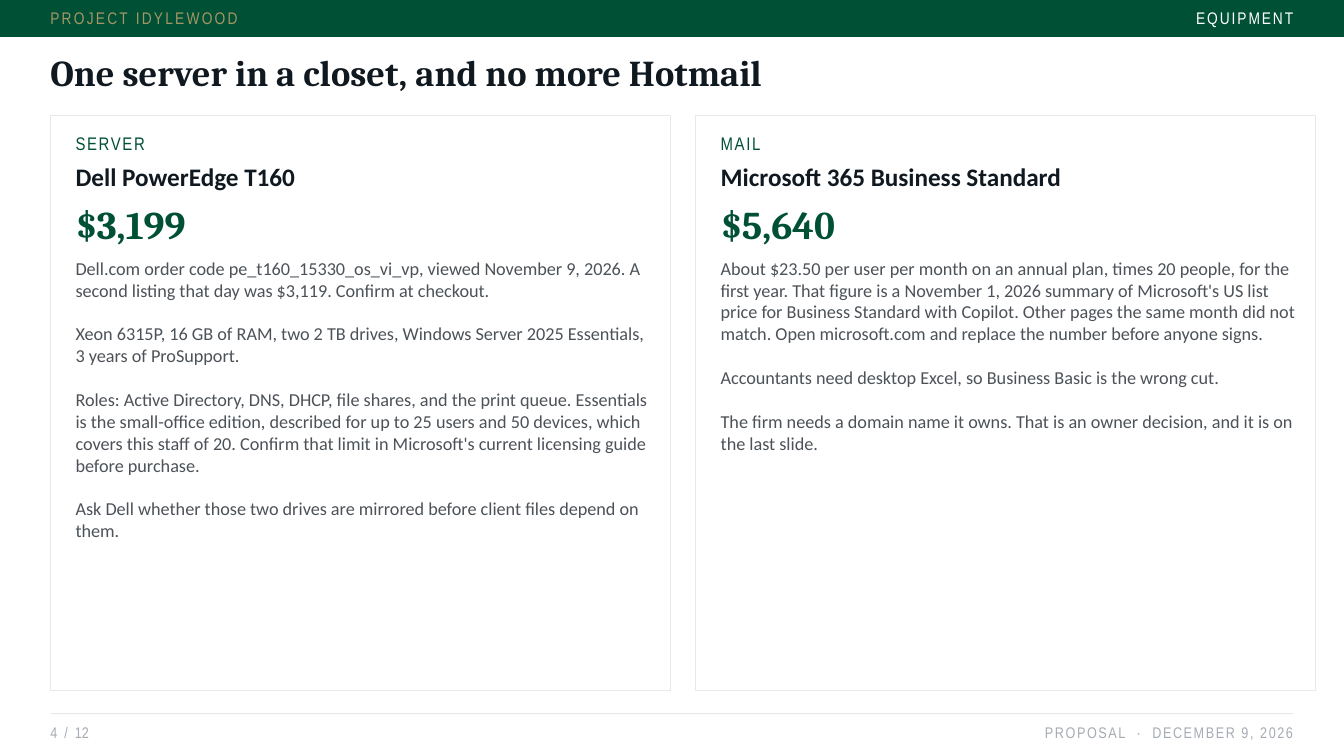
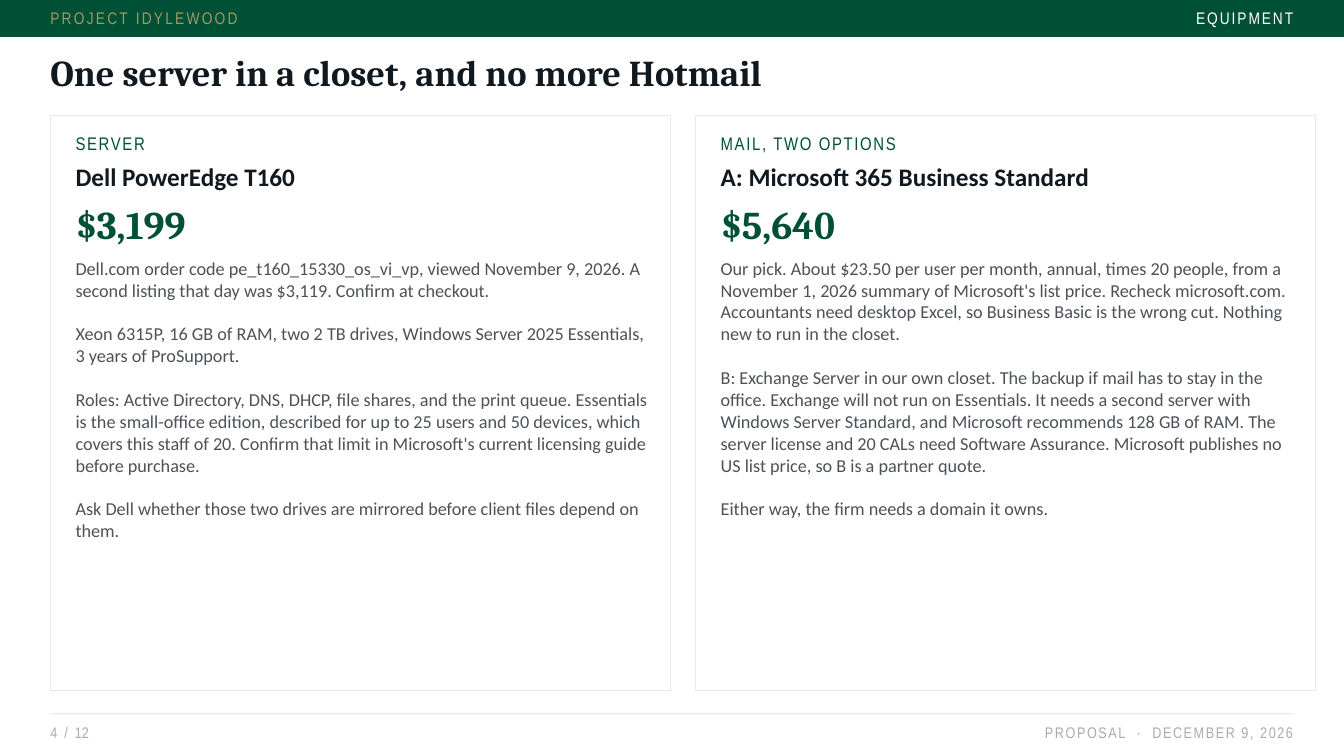
Before and after one commit to jxstjoeii/project-idylewood, a slide deck: slide 4 of slides/Project-Idylewood-Proposal.pptx. Drawn at 1344x756 pixels with LibreOffice and Linux fonts; fonts in the diff are those of the drawing. Boxes give left, top, right and bottom in pixels: in the first picture for what was removed or moved away, otherwise in the second. Text is boxed around its words. In the diff, an @@ line names an element or a change of style, - is before the commit and + after.

```diff
--- a/slides/Project-Idylewood-Proposal.pptx
+++ b/slides/Project-Idylewood-Proposal.pptx
@@ text at (x1=721, y1=137, x2=896, y2=153): text changed @@
-MAIL
+MAIL, TWO OPTIONS
@@ text at (x1=721, y1=168, x2=1088, y2=187): text changed @@
-Microsoft 365 Business Standard
+A: Microsoft 365 Business Standard
@@ text at (x1=721, y1=262, x2=1286, y2=518): text changed @@
-About $23.50 per user per month on an annual plan, times 20 people, for the first year. That figure is a November 1, 2026 summary of Microsoft's US list price for Business Standard with Copilot. Other pages the same month did not match. Open microsoft.com and replace the number before anyone signs.
-Accountants need desktop Excel, so Business Basic is the wrong cut.
-The firm needs a domain name it owns. That is an owner decision, and it is on the last slide.
+Our pick. About $23.50 per user per month, annual, times 20 people, from a November 1, 2026 summary of Microsoft's list price. Recheck microsoft.com. Accountants need desktop Excel, so Business Basic is the wrong cut. Nothing new to run in the closet.
+B: Exchange Server in our own closet. The backup if mail has to stay in the office. Exchange will not run on Essentials. It needs a second server with Windows Server Standard, and Microsoft recommends 128 GB of RAM. The server license and 20 CALs need Software Assurance. Microsoft publishes no US list price, so B is a partner quote.
+Either way, the firm needs a domain it owns.
```
Also in this commit, not shown: 4 other slides changed, 3 other files.
